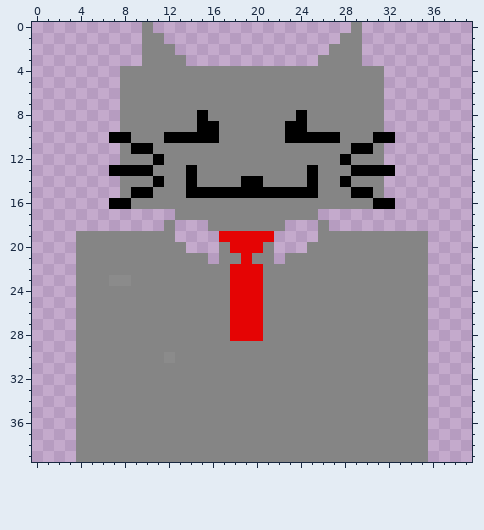
Two states of a pixel-art sprite, Project/Animations/FatCatSprite/Default/000.png. The first picture shows the starting point.
The file is 40x40 pixels. Colours within 5 levels of each other are drawn and written as one.
After the commit:
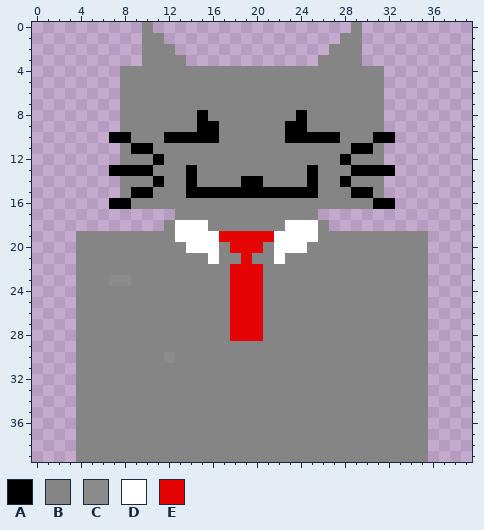
Palette (. is transparent): A #000000  B #858585  C #8b8b8b  D #ffffff  E #e50404
Edits made:
y 18: x 13..15 ... -> DDD; x 23..25 ... -> DDD
y 19: x 13..16 .... -> DDDD; x 22..25 .... -> DDDD
y 20: x 14..16 ... -> DDD; x 22..24 ... -> DDD
y 21: x 16 . -> D; x 22 . -> D
Pixel boxes of the changes (left, top, right, bottom) in both pictures:
added: (175, 220, 219, 264)
added: (274, 220, 318, 264)
